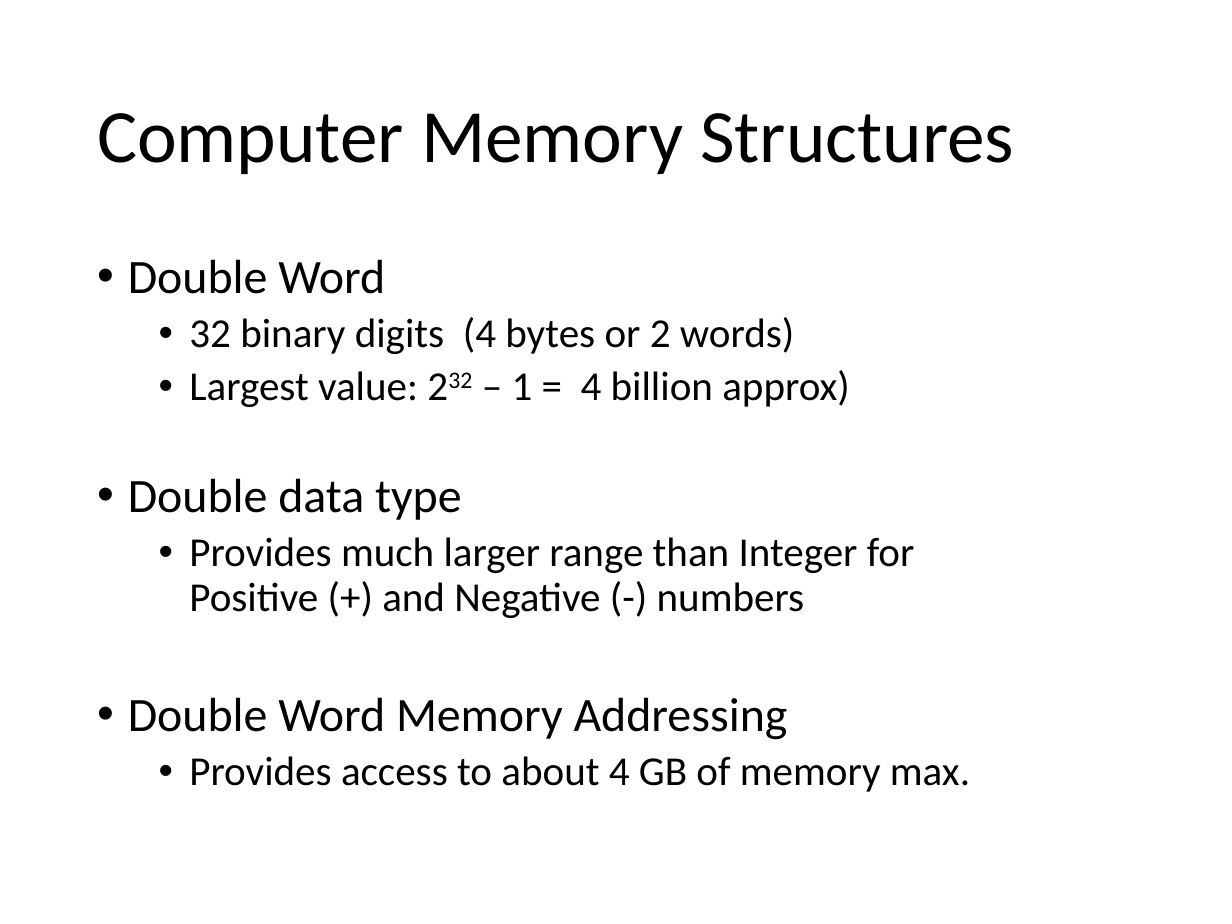
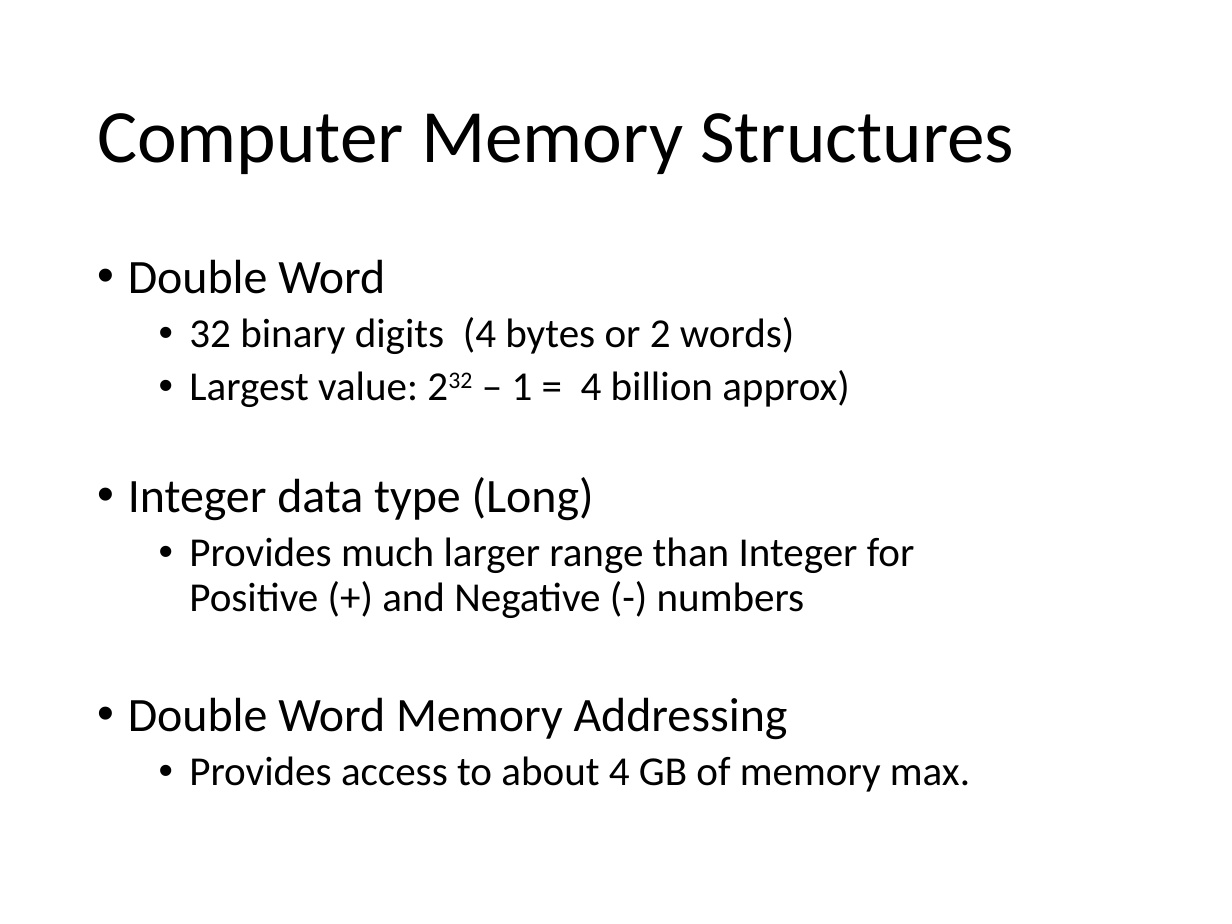
Before and after one commit to Greg5519/Old3C, a slide deck: slide 16 of Topic A Computer Concepts/BinaryNumbers.pptx (slide 13 before the commit). Drawn at 1232x924 pixels with LibreOffice and Linux fonts; fonts in the diff are those of the drawing. Boxes give left, top, right and bottom in pixels: in the first picture for what was removed or moved away, otherwise in the second. Text is boxed around its words. In the diff, an @@ line names an element or a change of style, - is before the commit and + after.

```diff
--- a/Topic A Computer Concepts/BinaryNumbers.pptx
+++ b/Topic A Computer Concepts/BinaryNumbers.pptx
@@ text at bbox=[128, 477, 594, 521]: text changed @@
-• Double data type
+• Integer data type (Long)
```
Also in this commit, not shown: 3 other slides changed, 5 slides added, 2 slides removed, 2 other files.
